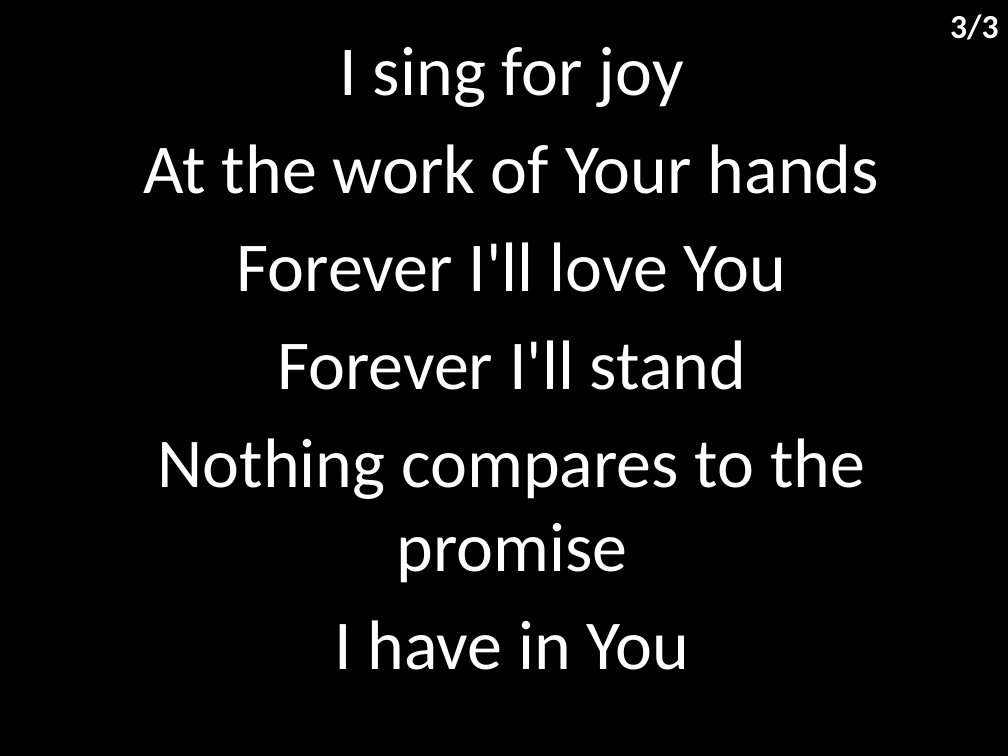
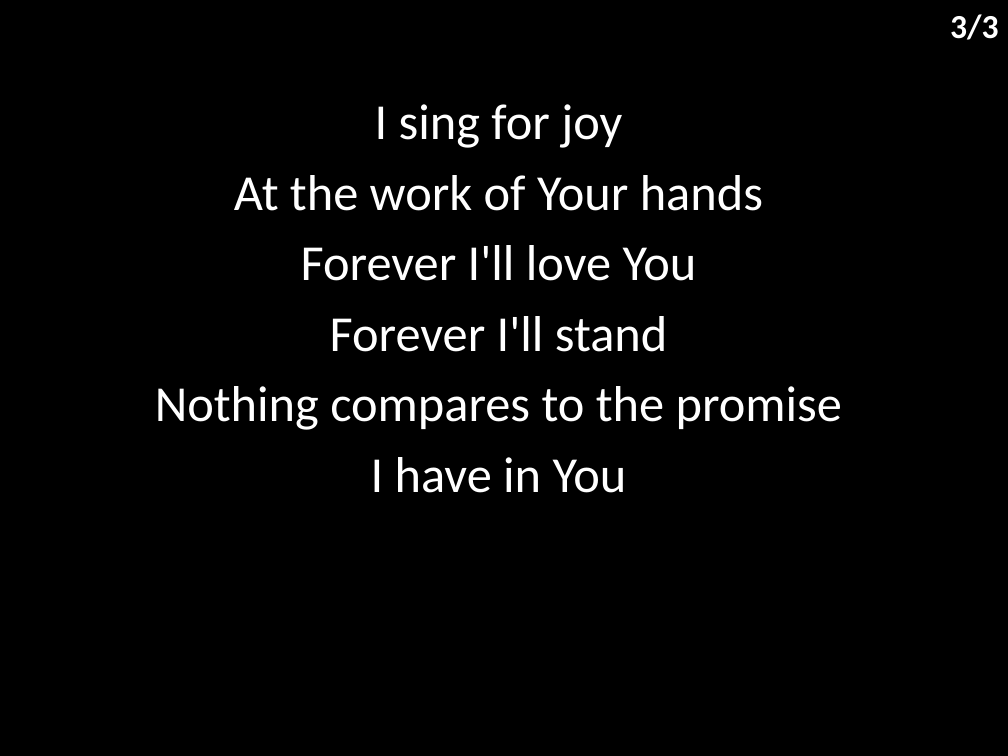
Before and after one commit to hoo-are-ya/worship, a slide deck: slide 4 of docs/songs/shout to the lord.pptx. Drawn at 1008x756 pixels with LibreOffice and Linux fonts; fonts in the diff are those of the drawing. Boxes give left, top, right and bottom in pixels: in the first picture for what was removed or moved away, otherwise in the second. Text is boxed around its words. In the diff, an @@ line names an element or a change of style, - is before the commit and + after.

```diff
--- a/docs/songs/shout to the lord.pptx
+++ b/docs/songs/shout to the lord.pptx
@@ subtitle "I sing for joy": place and size @@
-subtitle "I sing for joy" at <box>144,47,879,670</box>
+subtitle "I sing for joy" at <box>155,104,842,493</box>
@@ subtitle "I sing for joy" at <box>155,104,842,493</box>: size 50 to 36 pt; less space between paragraphs @@
```
Also in this commit, not shown: 2 other slides changed, 5 other files.
